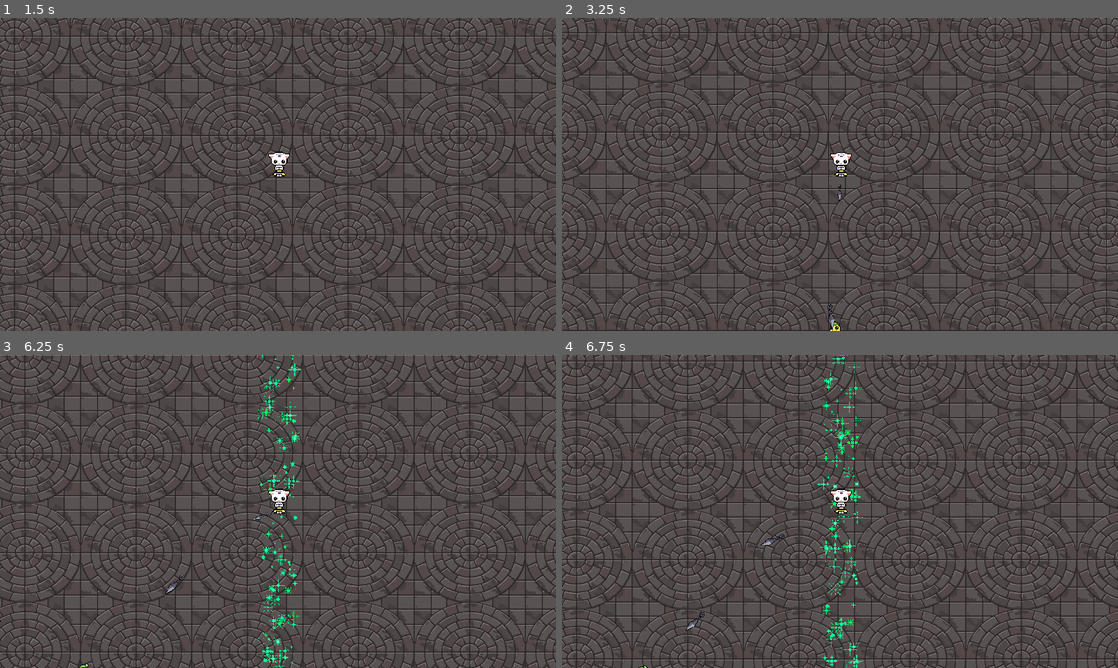
Above: before the commit, frames 1-4 (two rows, left to right).
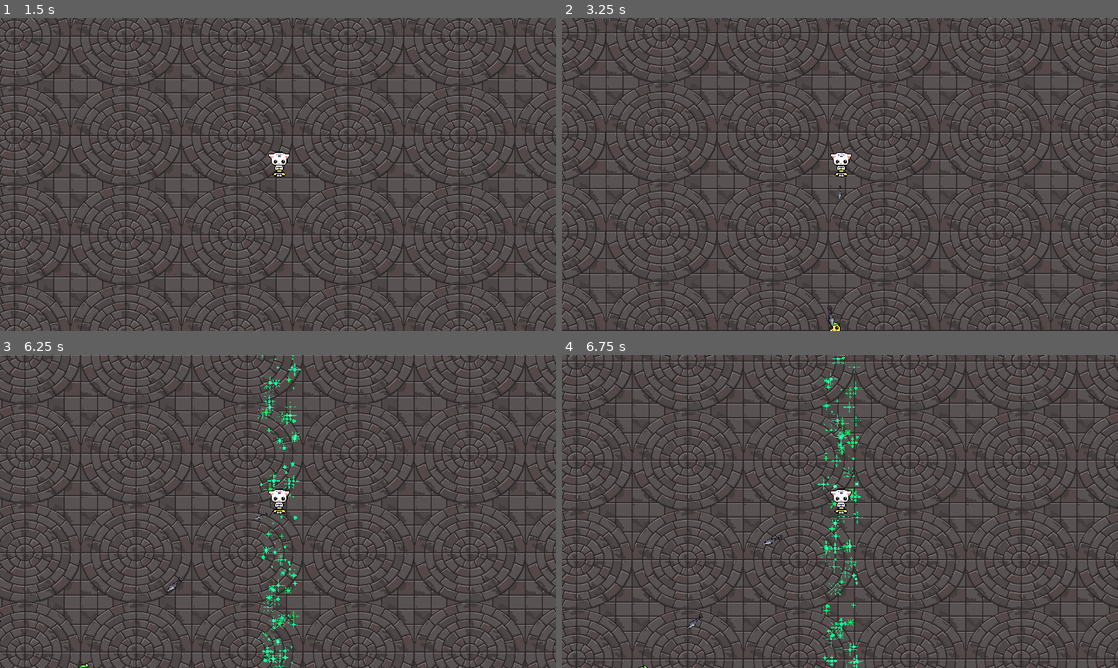
Above: after the commit, the same moments.

Repository: CaesarSusha/MySurvivorClone
Game: Godot game, scene res://World/world.tscn
The game is run twice, just before and just after one commit, with the same random seed, the same clock (stepped at 60 frames per second) and the same inputs.
Inputs:
- Up to frame 1 (1.5 s): tap Enter at 0.5 s; hold D (right) 0.53-1.28 s; hold S (down) from 1.28 s (still down)
- Up to frame 2 (3.25 s): release S (down) at 2.03 s; hold D (right) 2.03-2.78 s; hold W (up) from 2.78 s (still down)
- Up to frame 3 (6.25 s): release W (up) at 3.53 s; hold A (left) 3.53-5.03 s; hold S (down) 5.03-5.78 s; hold D (right) from 5.78 s (still down)
- Up to frame 4 (6.75 s): release D (right) at 6.53 s; hold W (up) from 6.53 s (still down)

Frame 1 is identical in both runs. In frame 2, less than 0.1% of the frame differs, in the area x 47-51%, y 53-100%; in frame 3, less than 0.1%; in frame 4, less than 0.1%, in the area x 22-40%, y 57-89%.

Commit message:
Decreased knife size by 0.1.

Diff:
--- a/Player/Attack/knife.tscn
+++ b/Player/Attack/knife.tscn
@@ -18,11 +18,10 @@
 [node name="CollisionShape2D" type="CollisionShape2D" parent="."]
 position = Vector2(-6.70552e-07, -7.45058e-07)
 rotation = -0.785398
-scale = Vector2(1, 1)
 shape = SubResource("RectangleShape2D_alpql")
 
 [node name="Sprite2D" type="Sprite2D" parent="."]
-scale = Vector2(0.7, 0.7)
+scale = Vector2(0.6, 0.6)
 texture = ExtResource("2_o6ady")
 
 [node name="TTL" type="Timer" parent="."]
